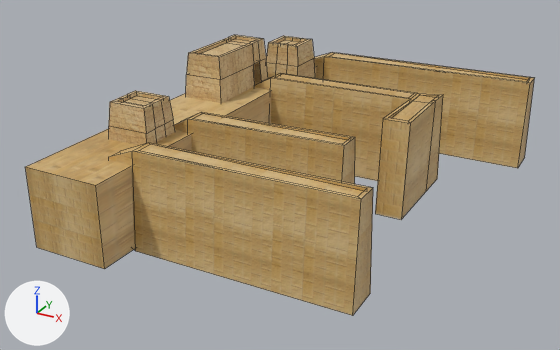
Two versions of the Blender file Assets/StreamingAssets/Egyptian/Models/Egyptian Port.blend, one commit apart.
One viewpoint serves both versions: a camera (50 mm lens) standing at (0.414, -1.079, 0.446) and looking at (-0.155, -0.045, -0.071). Every picture has the same lights, and +X, +Y and +Z are marked at lower left. Mesh edges are drawn as thin lines.

The scene before the commit, as lines of its bpy script (objects in view):
```python
ob_cube_000 = bpy.data.objects.new('Cube.000', me_cube_047)
ob_cube_000.parent = ob_empty
ob_cube_000.location = (-0.127, 0.157, -0.0723)
ob_cube_000.rotation_euler = (0.0, 0.0, 1.535)  # degrees (0, 0, 88)
ob_cube_000.scale = (0.773, 0.773, 0.773)
ob_cube_001 = bpy.data.objects.new('Cube.001', me_cube_049)
ob_cube_001.parent = ob_empty
ob_cube_001.location = (-0.0326, 0.339, -0.0723)
ob_cube_001.rotation_euler = (0.0, 0.0, 1.535)  # degrees (0, 0, 88)
ob_cube_001.scale = (0.774, 1.17, 0.773)
ob_cube_002 = bpy.data.objects.new('Cube.002', me_cube_050)
ob_cube_002.parent = ob_empty
ob_cube_002.location = (-0.078, -0.254, -0.0723)
ob_cube_002.rotation_euler = (0.0, 0.0, 1.535)  # degrees (0, 0, 88)
ob_cube_002.scale = (0.774, 1.01, 0.773)
ob_cube_024 = bpy.data.objects.new('Cube.024', me_cube_016)
ob_cube_024.parent = ob_empty
ob_cube_024.location = (-0.131, -0.103, -0.0723)
ob_cube_024.rotation_euler = (0.0, 0.0, 1.535)  # degrees (0, 0, 88)
ob_cube_024.scale = (0.773, 0.773, 0.773)
ob_cube_025 = bpy.data.objects.new('Cube.025', me_cube_051)
ob_cube_025.location = (-0.329, -0.176, 0.0)
ob_cube_025.rotation_euler = (0.0, 0.0, -1.55)  # degrees (0, 0, -89)
# also in view: 'Cube.003' at (-0.3, 0.261, 0.023); 'Cube' at (-0.333, 0.0, -0.055); 'Cube.045' at (-0.347, 0.102, 0.044)
```
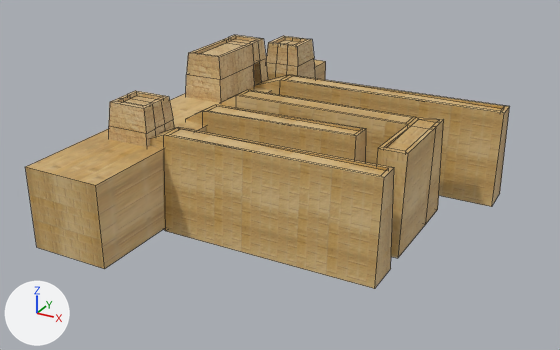
Commit message: Port improvements

What differs and where, as boxes [x1, y1, x2, y2] in the pictures (560 x 350 px; the box of a moved part takes in the faces that stretch with it):
'Cube.002', moved: before [108, 143, 373, 315]; after [150, 127, 394, 289]
'Cube.001', moved: before [314, 52, 534, 168]; after [254, 75, 510, 207]
'Cube.000', reshaped, moved (19% wider, 15% taller): before [254, 73, 443, 219]; after [219, 90, 444, 258]
'Cube.024', moved: before [174, 112, 355, 184]; after [185, 105, 366, 162]
part 1 of me_cube_047, moved or reshaped: before [270, 73, 443, 219]; after [236, 90, 444, 258]

What changed in the scene script:
```text
Change me_cube_047:
    where me_cube_047.from_pydata(...)  # 40 vertices, 38 faces; spans x -0.201..0.04, y -0.23..0.236, z -0.067..0.142
    used by ob_cube_000; parent = ob_empty; location = (-0.127, 0.157, -0.0723); rotation_euler = (0.0, 0.0, 1.535), in degrees (0, 0, 88); scale = (0.773, 0.773, 0.773)
    me_cube_047 part 1: all 28 vertices in x -0.201..0.04, y -0.23..-0.157, z -0.067..0.142 are moved by (0.002, -0.052, 0.0)
Change ob_cube_024:
    ob_cube_024.location: (-0.131, -0.103, -0.0723) -> (-0.131, -0.0599, -0.0723)
Change ob_cube_002:
    ob_cube_002.location: (-0.078, -0.254, -0.0723) -> (-0.078, -0.18, -0.0723)
Change ob_cube_001:
    ob_cube_001.location: (-0.0326, 0.339, -0.0723) -> (-0.0326, 0.153, -0.0723)
Change ob_cube_000:
    ob_cube_000.location: (-0.127, 0.157, -0.0723) -> (-0.127, 0.0367, -0.0723)
```
